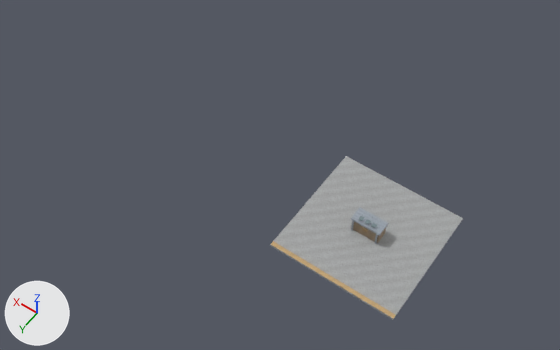
An edit to the glTF model development/levels/primitive-props-v1/site-kits/level_blockout_kit_wld_05_p04.glb, drawn before and after from the same camera.
Camera for both pictures: a 50 mm lens placed at (-14.3, 19.8, 26.1), pointed at (-1.8, 2.3, -1.5). Arrows for +X, +Y and +Z are at lower left; the lights stay in place. The first picture is the older version. Vertices at exactly the same position are counted once.

The older version as bpy lines, for what is in view:
```python
me_dead_man_s_claim_map_kit_contact_room = bpy.data.meshes.new("Dead Man's Claim map-kit contact room")
me_dead_man_s_claim_map_kit_contact_room.from_pydata(...)  # 80 vertices, 120 faces; spans x -9.82..-4.18, y 0.7..6.3, z -0.11..0.84
# faces by material slot: [12, 12, 12, 36, 12, 36]
me_dead_man_s_claim_map_kit_contact_room.materials.append(mat_blockout_stone)
me_dead_man_s_claim_map_kit_contact_room.materials.append(mat_blockout_accent)
me_dead_man_s_claim_map_kit_contact_room.materials.append(mat_blockout_wood)
me_dead_man_s_claim_map_kit_contact_room.materials.append(mat_blockout_metal)
me_dead_man_s_claim_map_kit_contact_room.materials.append(mat_blockout_bronze)
me_dead_man_s_claim_map_kit_contact_room.materials.append(mat_blockout_industrial)
ob_level_blockout_kit_wld_05_p04 = bpy.data.objects.new('level_blockout_kit_wld_05_p04', me_dead_man_s_claim_map_kit_contact_room)
ob_level_blockout_kit_wld_05_p04.location = (0.0, 0.0, 0.0)
```
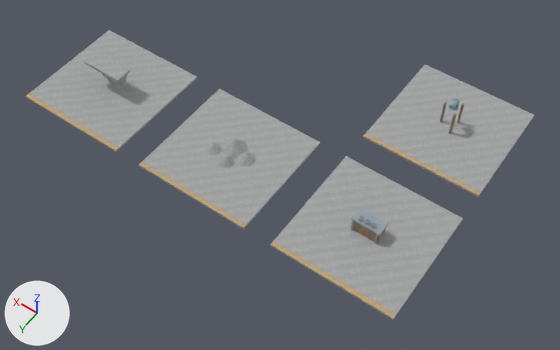
The change, as a list of edits to the scene's bpy script:
```text
Add img_image_6:
    img_image_6 = load_image('Image_6', '_unpacked/Image_6', 32, 32, 'sRGB')
Add mat_blockout_glass:
    mat_blockout_glass = bpy.data.materials.new('blockout_glass')
    # colours: greyish cyan #93b6bc
    # uses the picture img_image_6
Change me_dead_man_s_claim_map_kit_contact_room:
    used by ob_level_blockout_kit_wld_05_p04; location = (0.0, 0.0, 0.0)
    remove me_dead_man_s_claim_map_kit_contact_room.from_pydata(...)  # 80 vertices, 120 faces; spans x -9.82..-4.18, y 0.7..6.3, z -0.11..0.84
    add me_dead_man_s_claim_map_kit_contact_room.from_pydata(...)  # 334 vertices, 544 faces; spans x -9.82..9.82, y -6.3..6.3, z -0.11..1.63
    me_dead_man_s_claim_map_kit_contact_room part 1: a new loose piece, a box spanning x -2.825..2.825, y 0.7..6.3, z -0.11..-0.01, in mat_blockout_stone
    me_dead_man_s_claim_map_kit_contact_room part 2: a new loose piece, a 7-sided cone pointing to +z spanning x -1.14..-0.32, y 2.93..3.77, z 0.0..0.36, in mat_blockout_stone
    me_dead_man_s_claim_map_kit_contact_room part 3: a new loose piece, a 7-sided cone pointing to +z spanning x -0.51..0.57, y 2.58..3.7, z 0.0..0.54, in mat_blockout_stone
    me_dead_man_s_claim_map_kit_contact_room part 4: a new loose piece, a 7-sided cone pointing to +z spanning x 0.41..1.15, y 3.37..4.13, z 0.0..0.31, in mat_blockout_stone
    me_dead_man_s_claim_map_kit_contact_room part 5: a new loose piece, a 7-sided cone pointing to +z spanning x -0.49..0.18, y 3.64..4.32, z 0.0..0.39, in mat_blockout_stone
    me_dead_man_s_claim_map_kit_contact_room part 6: a new loose piece, a box spanning x 4.175..9.825, y 0.7..6.3, z -0.11..-0.01, in mat_blockout_stone
    me_dead_man_s_claim_map_kit_contact_room part 7: a new loose piece, an 8-sided cut cone along z (radius 0.01 at the low end, 0.3 at the high end) spanning x 5.97..6.57, y 3.12..3.72, z 0.12..1.2, in mat_blockout_stone
    me_dead_man_s_claim_map_kit_contact_room part 8: a new loose piece, a box spanning x 5.98..8.02, y 3.09..3.91, z 1.2..1.32, in mat_blockout_stone
    me_dead_man_s_claim_map_kit_contact_room part 9: a new loose piece, a box spanning x -9.825..-4.175, y -6.3..-0.7, z -0.11..-0.01, in mat_blockout_stone
    me_dead_man_s_claim_map_kit_contact_room part 10: a new loose piece, a box spanning x -2.825..2.825, y 6.11..6.29, z -0.013..0.002, in mat_blockout_accent
    me_dead_man_s_claim_map_kit_contact_room part 11: a new loose piece, a box spanning x 4.175..9.825, y 6.11..6.29, z -0.013..0.002, in mat_blockout_accent
    me_dead_man_s_claim_map_kit_contact_room part 12: a new loose piece, a box spanning x -9.825..-4.175, y -0.89..-0.71, z -0.013..0.002, in mat_blockout_accent
    me_dead_man_s_claim_map_kit_contact_room part 13: a new loose piece, a box spanning x -6.605..-6.515, y -3.56..-3.44, z 0.0..1.18, in mat_blockout_wood
    me_dead_man_s_claim_map_kit_contact_room part 14: a new loose piece, a box spanning x -7.263..-7.173, y -3.942..-3.822, z 0.0..1.18, in mat_blockout_wood
    me_dead_man_s_claim_map_kit_contact_room part 15: a new loose piece, a box spanning x -7.265..-7.175, y -3.179..-3.059, z 0.0..1.18, in mat_blockout_wood
    me_dead_man_s_claim_map_kit_contact_room part 16: a new loose piece, a 10-sided cylinder along y spanning x -7.13..-6.87, y -3.49..-3.11, z 1.39..1.63, in mat_blockout_glass
    other edits to the shape of me_dead_man_s_claim_map_kit_contact_room do not show in these pictures
    add me_dead_man_s_claim_map_kit_contact_room.materials.append(mat_blockout_glass)
```

Where the change shows, as pixel boxes (x1, y1, x2, y2) in the pictures (560 x 350 px):
'level_blockout_kit_wld_05_p04', reshaped (162% wider, 76% taller): before (270, 156, 463, 320); after (26, 30, 534, 320)
part 1 of me_dead_man_s_claim_map_kit_contact_room, added: after (139, 89, 320, 229)
part 2 of me_dead_man_s_claim_map_kit_contact_room, added: after (237, 151, 256, 166)
part 3 of me_dead_man_s_claim_map_kit_contact_room, added: after (223, 138, 248, 157)
part 4 of me_dead_man_s_claim_map_kit_contact_room, added: after (205, 142, 222, 155)
part 5 of me_dead_man_s_claim_map_kit_contact_room, added: after (219, 156, 235, 168)
part 6 of me_dead_man_s_claim_map_kit_contact_room, added: after (26, 30, 197, 152)
part 7 of me_dead_man_s_claim_map_kit_contact_room, added: after (119, 75, 127, 90)
part 8 of me_dead_man_s_claim_map_kit_contact_room, added: after (85, 52, 130, 82)
part 9 of me_dead_man_s_claim_map_kit_contact_room, added: after (363, 65, 534, 197)
part 10 of me_dead_man_s_claim_map_kit_contact_room, added: after (139, 162, 246, 228)
part 11 of me_dead_man_s_claim_map_kit_contact_room, added: after (26, 94, 118, 150)
part 12 of me_dead_man_s_claim_map_kit_contact_room, added: after (364, 133, 480, 195)
part 13 of me_dead_man_s_claim_map_kit_contact_room, added: after (440, 102, 447, 122)
part 14 of me_dead_man_s_claim_map_kit_contact_room, added: after (457, 103, 464, 123)
part 15 of me_dead_man_s_claim_map_kit_contact_room, added: after (449, 114, 456, 134)
part 16 of me_dead_man_s_claim_map_kit_contact_room, added: after (449, 100, 458, 110)
